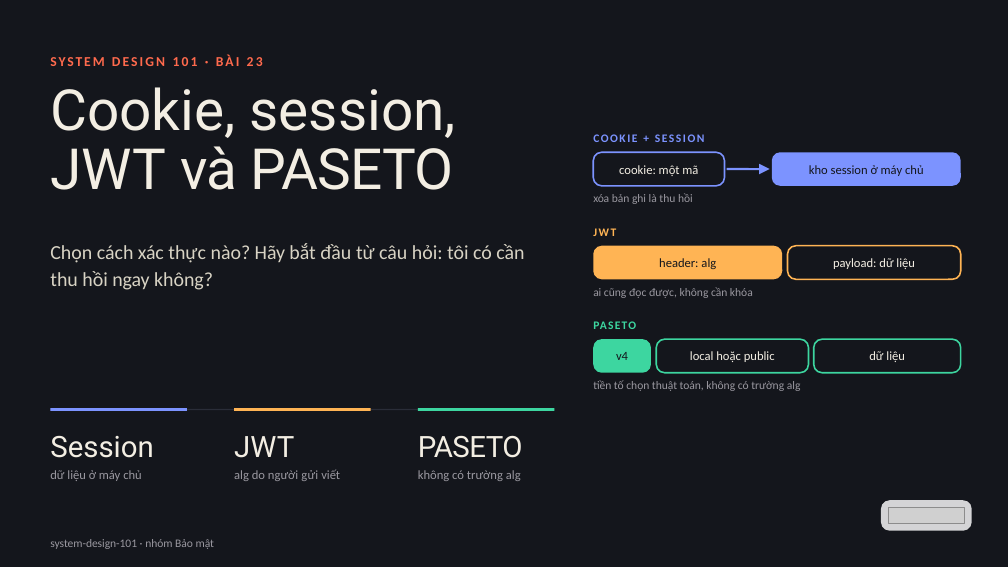
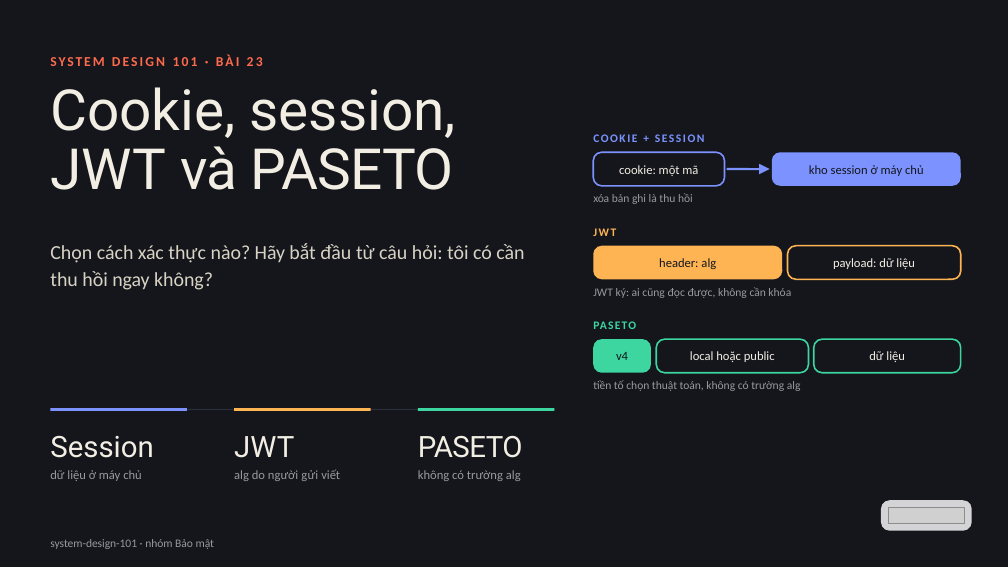
Before and after one commit to vohoailinh90/tool-marketing-studio, a slide deck: slide 1 of system-design-101/vi/lessons/sd-14-023/slides/sd-14-023.pptx. Drawn at 1008x567 pixels with LibreOffice and Linux fonts; fonts in the diff are those of the drawing; grey boxes stand for pictures. Boxes give left, top, right and bottom in pixels: in the first picture for what was removed or moved away, otherwise in the second. Text is boxed around its words. In the diff, an @@ line names an element or a change of style, - is before the commit and + after.

```diff
--- a/system-design-101/vi/lessons/sd-14-023/slides/sd-14-023.pptx
+++ b/system-design-101/vi/lessons/sd-14-023/slides/sd-14-023.pptx
@@ text at [593, 287, 791, 298]: text changed @@
-ai cũng đọc được, không cần khóa
+JWT ký: ai cũng đọc được, không cần khóa
```
Also in this commit, not shown: 2 other slides changed, 1 other file.
